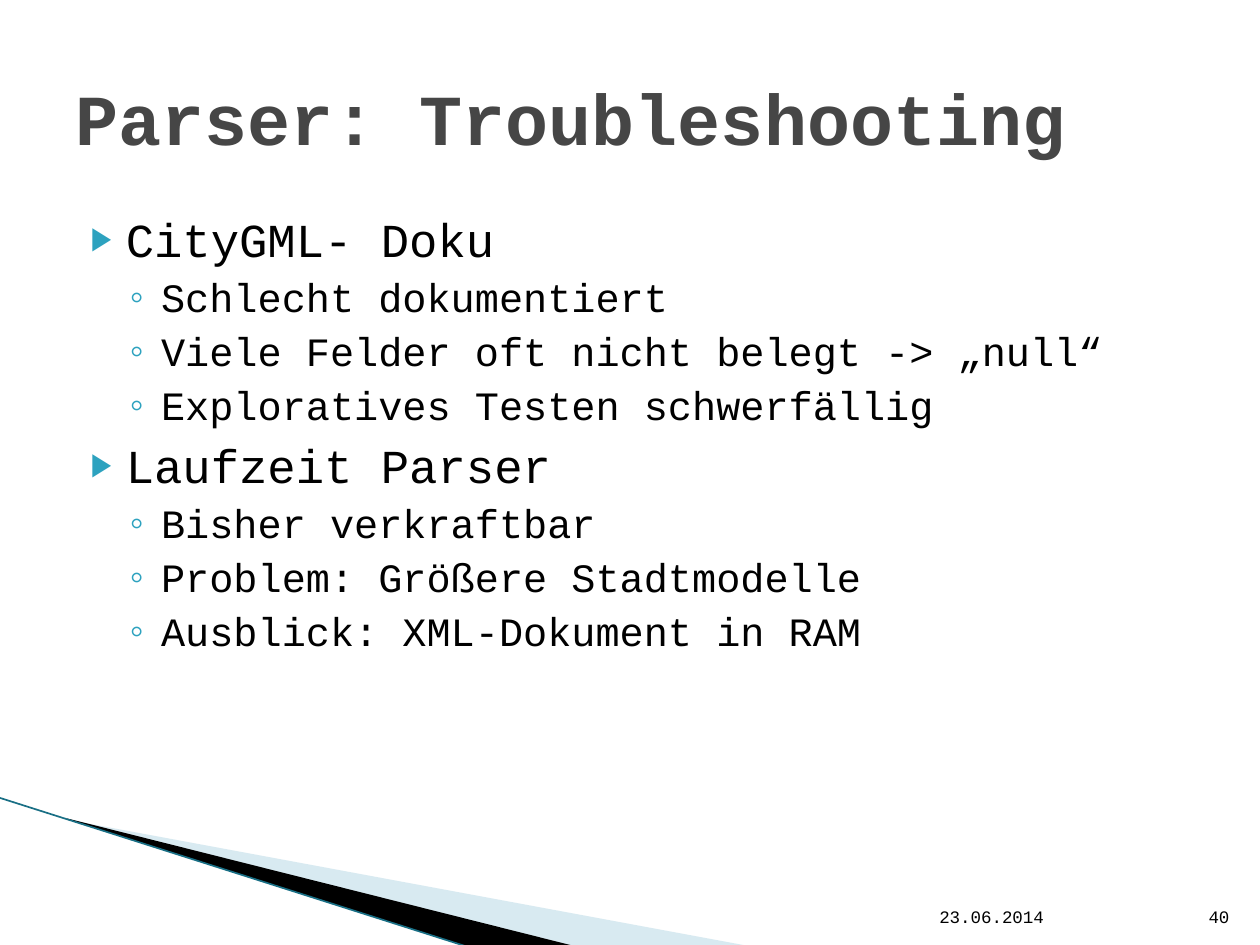
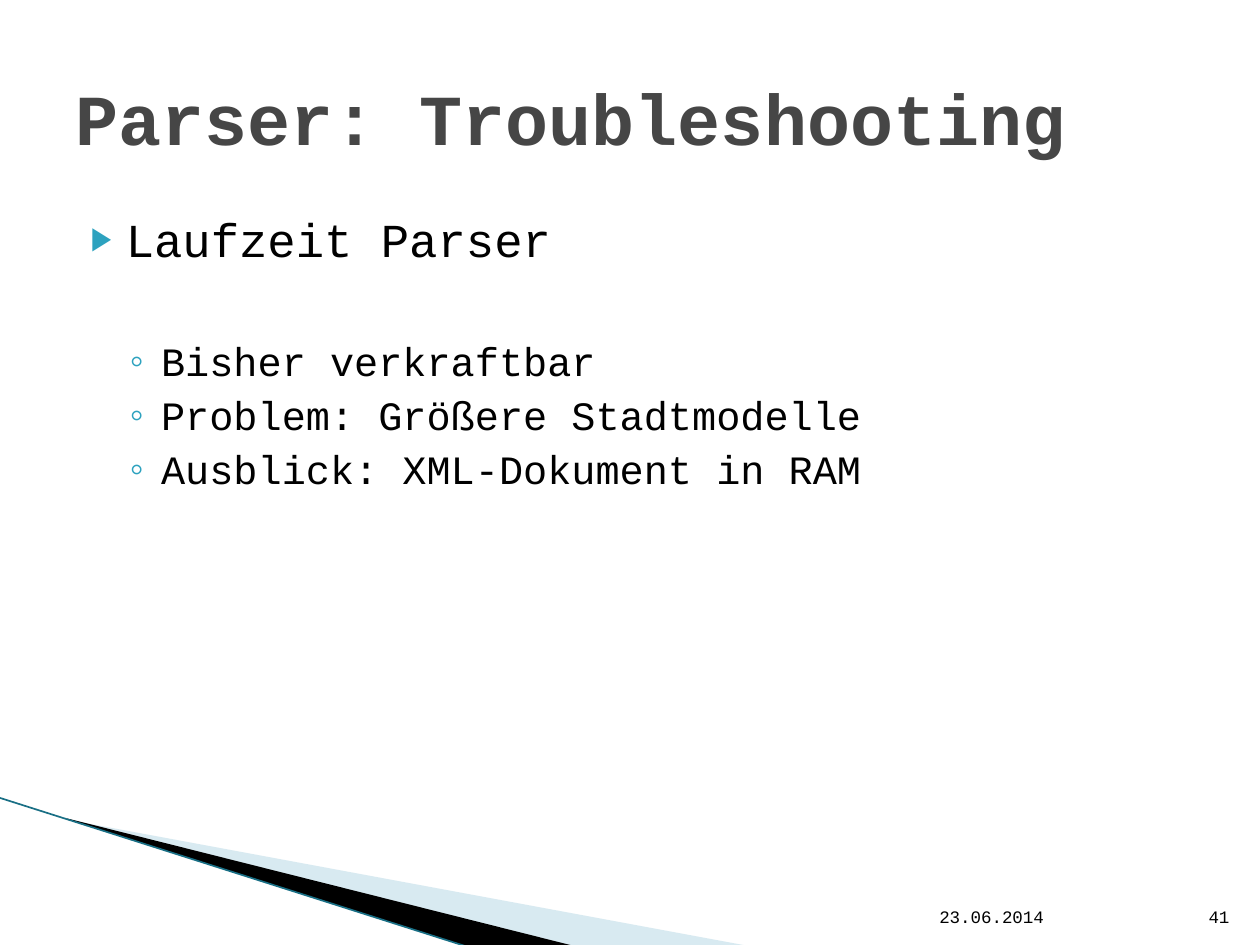
Before and after one commit to hft-swp/stuff, a slide deck: slide 41 of doku/präsentation nicht komplett/vCity-Präsentation.pptx (slide 40 before the commit). Drawn at 1260x945 pixels with LibreOffice and Linux fonts; fonts in the diff are those of the drawing; background and template pictures are left out. Boxes give left, top, right and bottom in pixels: in the first picture for what was removed or moved away, otherwise in the second. Text is boxed around its words. In the diff, an @@ line names an element or a change of style, - is before the commit and + after.

Commit message:
doku doku doku

```diff
--- a/doku/präsentation nicht komplett/vCity-Präsentation.pptx
+++ b/doku/präsentation nicht komplett/vCity-Präsentation.pptx
@@ text at bbox=[126, 223, 1103, 429]: paragraphs removed @@
-▶ CityGML- Doku
-  ◦ Schlecht dokumentiert
-  ◦ Viele Felder oft nicht belegt -> „null“
-  ◦ Exploratives Testen schwerfällig
@@ page number at bbox=[1209, 911, 1230, 923]: text changed @@
-40
+41
```
Also in this commit, not shown: 2 other slides changed, 1 slide added.
